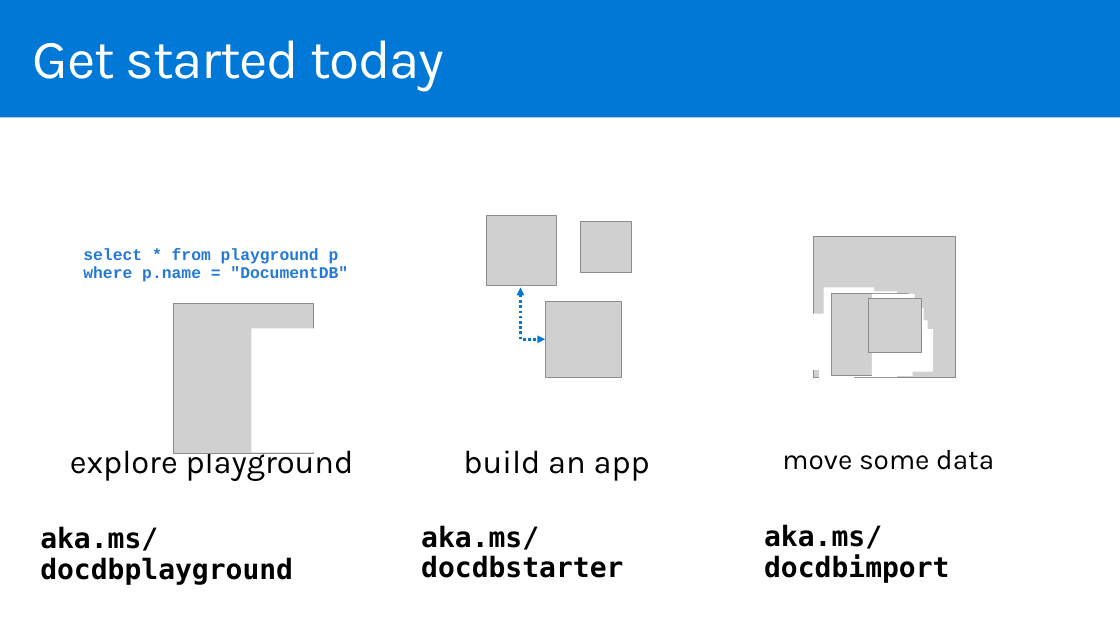
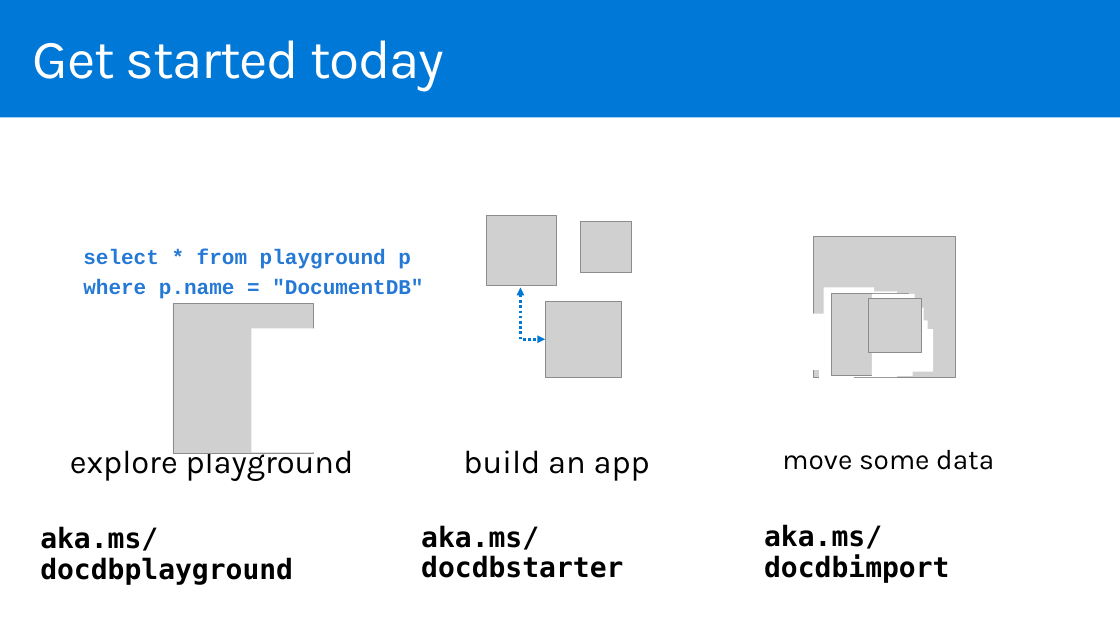
Before and after one commit to dmakogon/azurecon2015, a slide deck: slide 17 of crawcour_makogon_documentdb.pptx. Drawn at 1120x630 pixels with LibreOffice and Linux fonts; fonts in the diff are those of the drawing; grey boxes stand for pictures; background and template pictures are left out. Boxes give left, top, right and bottom in pixels: in the first picture for what was removed or moved away, otherwise in the second. Text is boxed around its words. In the diff, an @@ line names an element or a change of style, - is before the commit and + after.

Commit message:
more updates

```diff
--- a/crawcour_makogon_documentdb.pptx
+++ b/crawcour_makogon_documentdb.pptx
@@ text at (x1=83, y1=249, x2=423, y2=299): text changed; size 14 to 18 pt @@
-select * from playground p where p.name = "DocumentDB"
+select * from playground p
+where p.name = "DocumentDB"
```
Also in this commit, not shown: 4 other slides changed.
